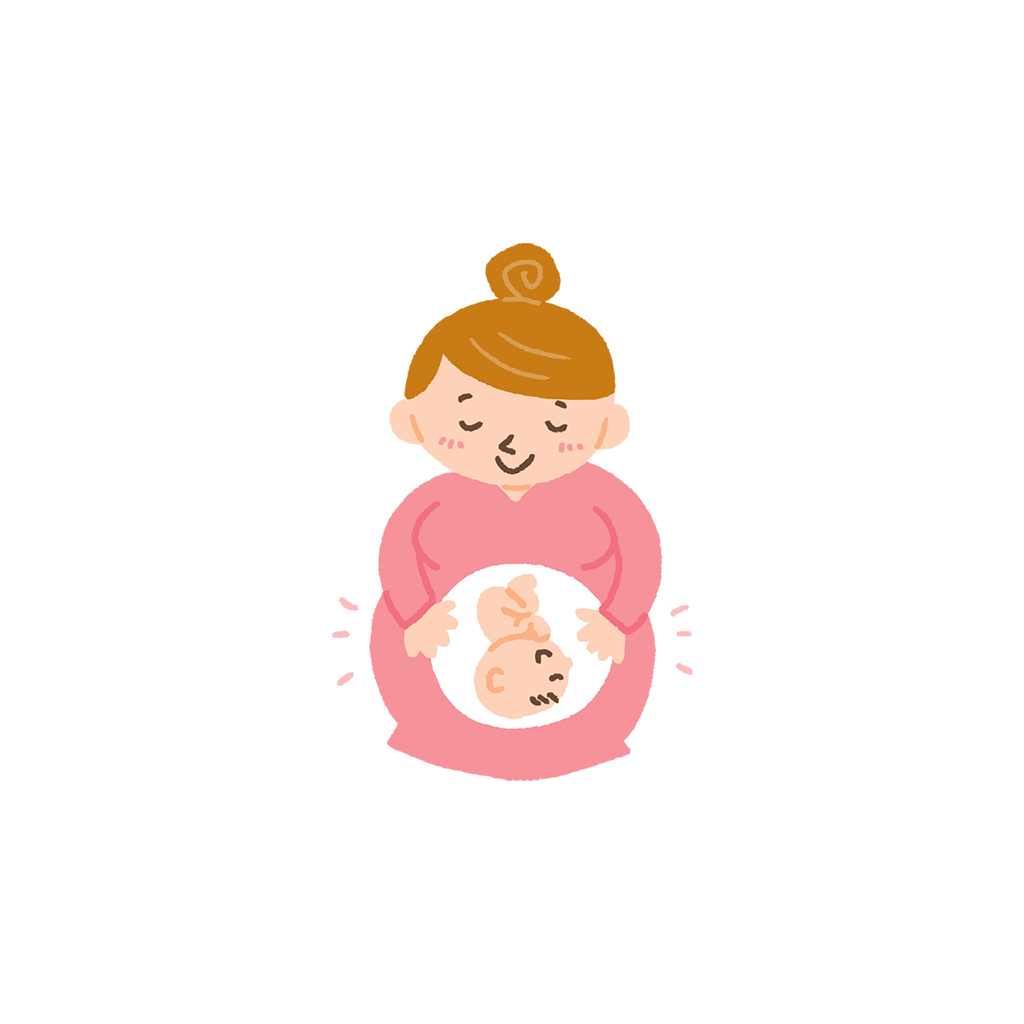
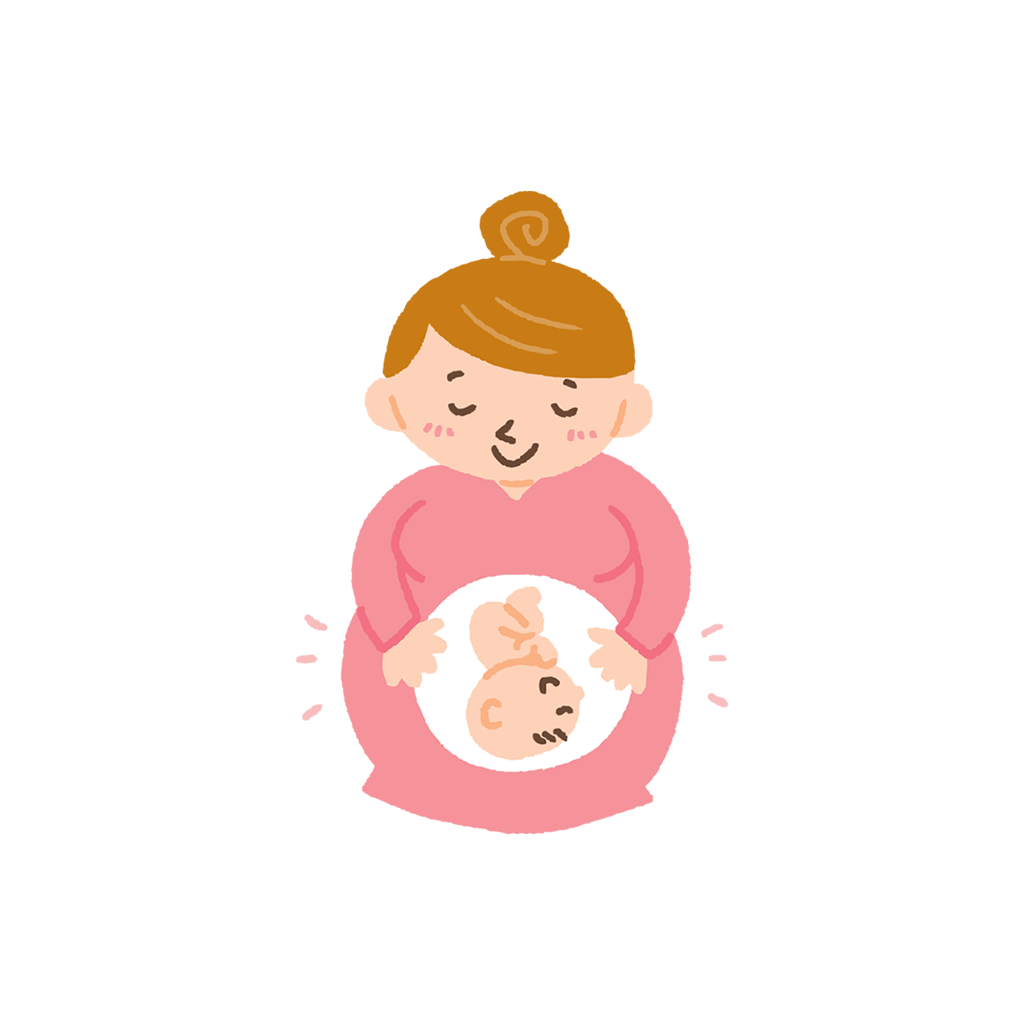
Layer changes from the first (1024, 1024) image to the second:
painted on "launcher_icon" over [left=296, top=191, right=728, bottom=834]
hid "Layer 1" over [left=296, top=191, right=728, bottom=834]
